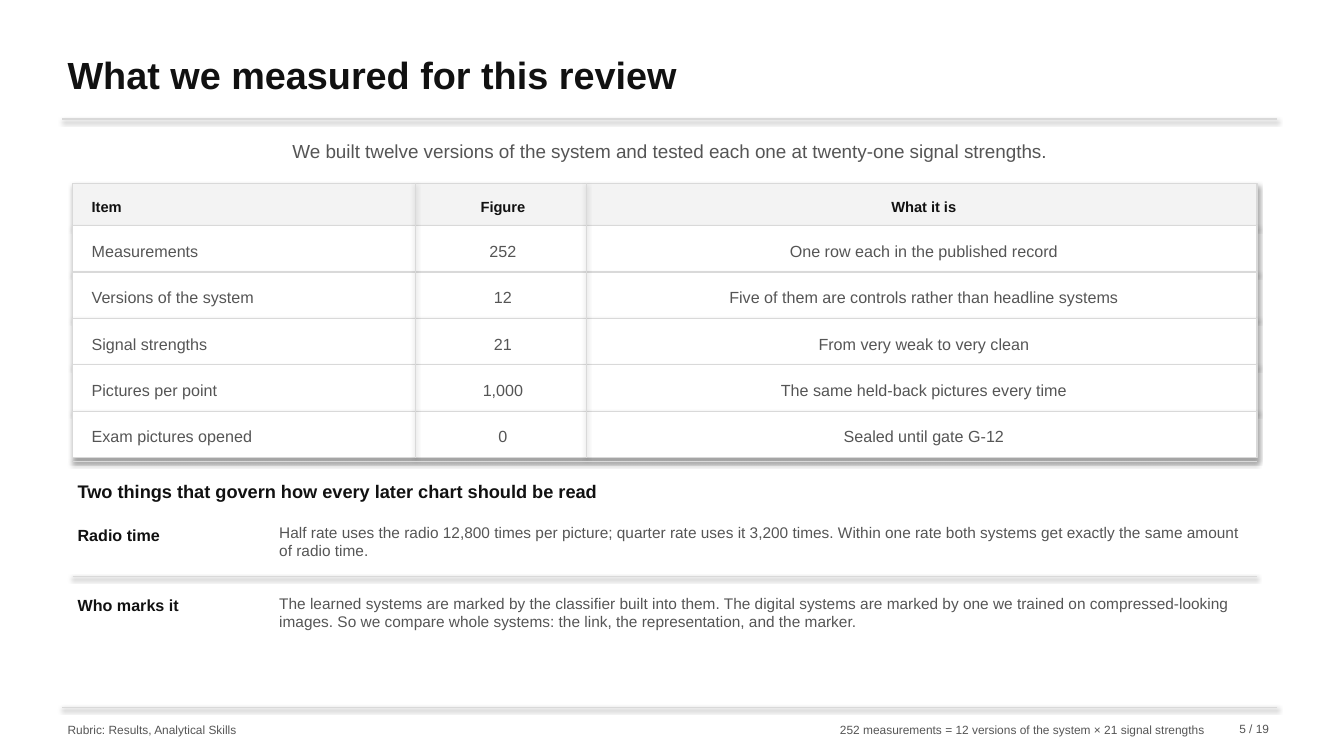
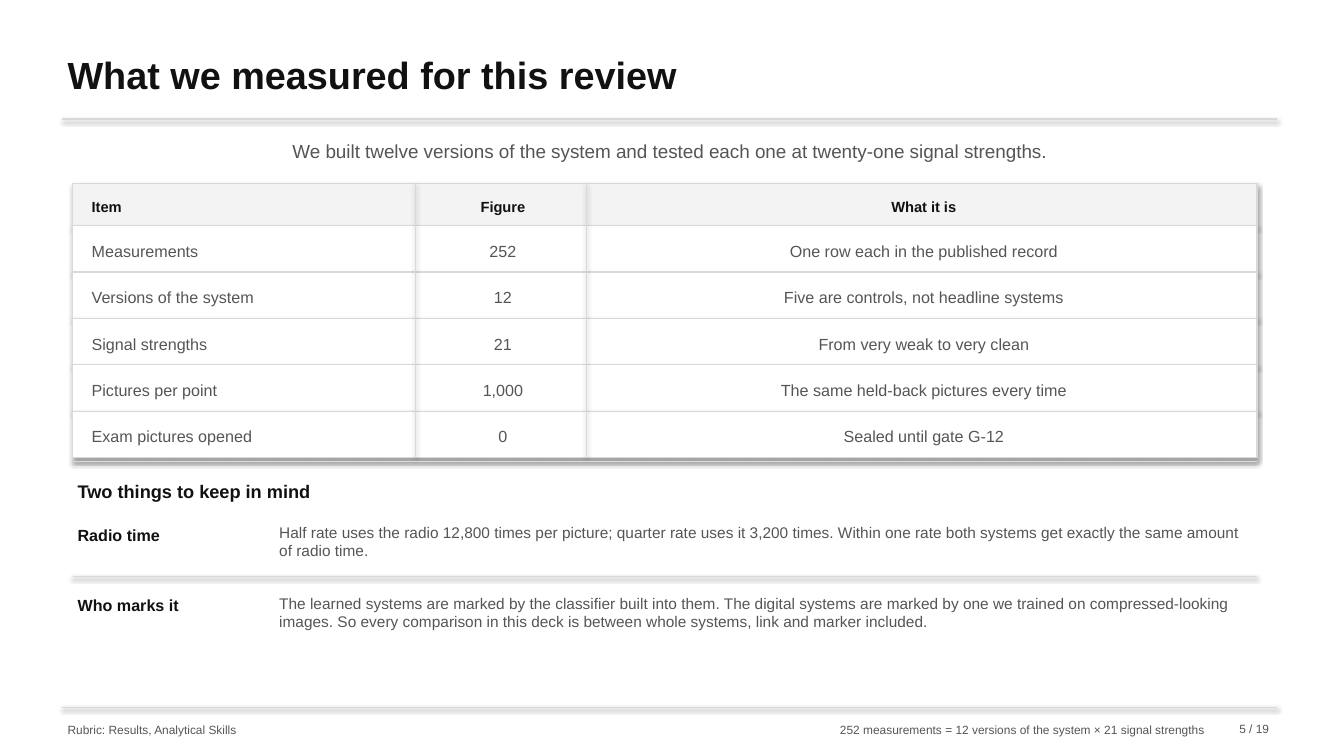
Before and after one commit to nxck2005/capstone, a slide deck: slide 5 of deliverables/review-2/semantic-communication-second-review.pptx. Drawn at 1344x756 pixels with LibreOffice and Linux fonts; fonts in the diff are those of the drawing. Boxes give left, top, right and bottom in pixels: in the first picture for what was removed or moved away, otherwise in the second. Text is boxed around its words. In the diff, an @@ line names an element or a change of style, - is before the commit and + after.

```diff
--- a/deliverables/review-2/semantic-communication-second-review.pptx
+++ b/deliverables/review-2/semantic-communication-second-review.pptx
@@ text at [784, 291, 1063, 307]: text changed @@
-Five of them are controls rather than headline systems
+Five are controls, not headline systems
@@ text at [78, 484, 310, 502]: text changed @@
-Two things that govern how every later chart should be read
+Two things to keep in mind
@@ text at [279, 598, 1228, 630]: text changed @@
-The learned systems are marked by the classifier built into them. The digital systems are marked by one we trained on compressed-looking images. So we compare whole systems: the link, the representation, and the marker.
+The learned systems are marked by the classifier built into them. The digital systems are marked by one we trained on compressed-looking images. So every comparison in this deck is between whole systems, link and marker included.
```
Also in this commit, not shown: 10 other slides changed, 15 other files.
